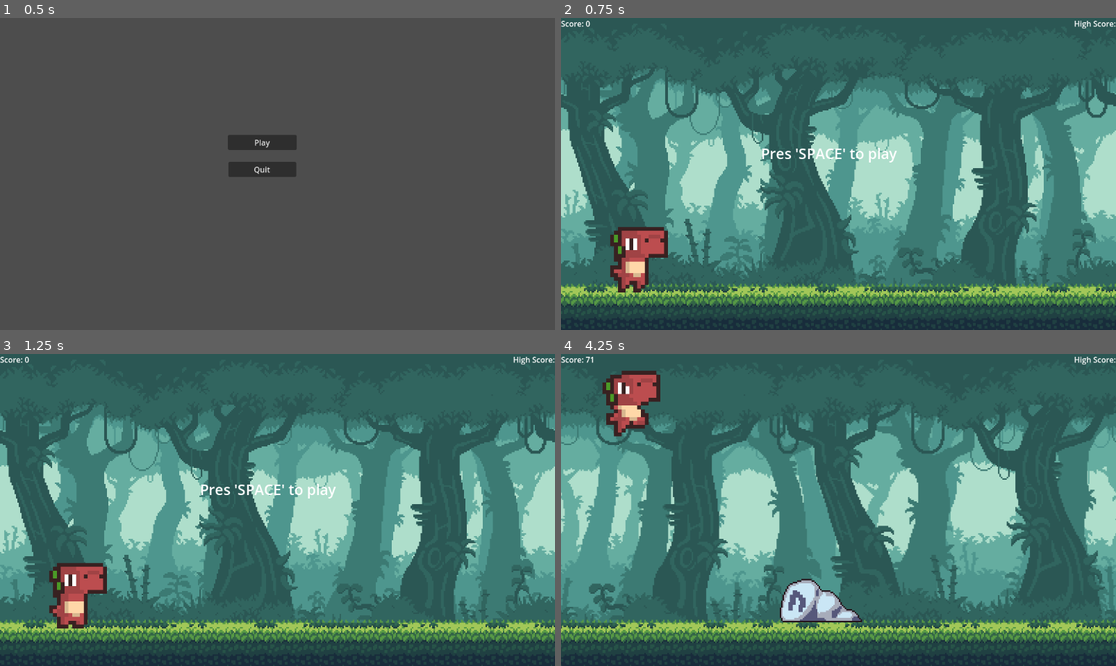
Above: before the commit, frames 1-4 (two rows, left to right).
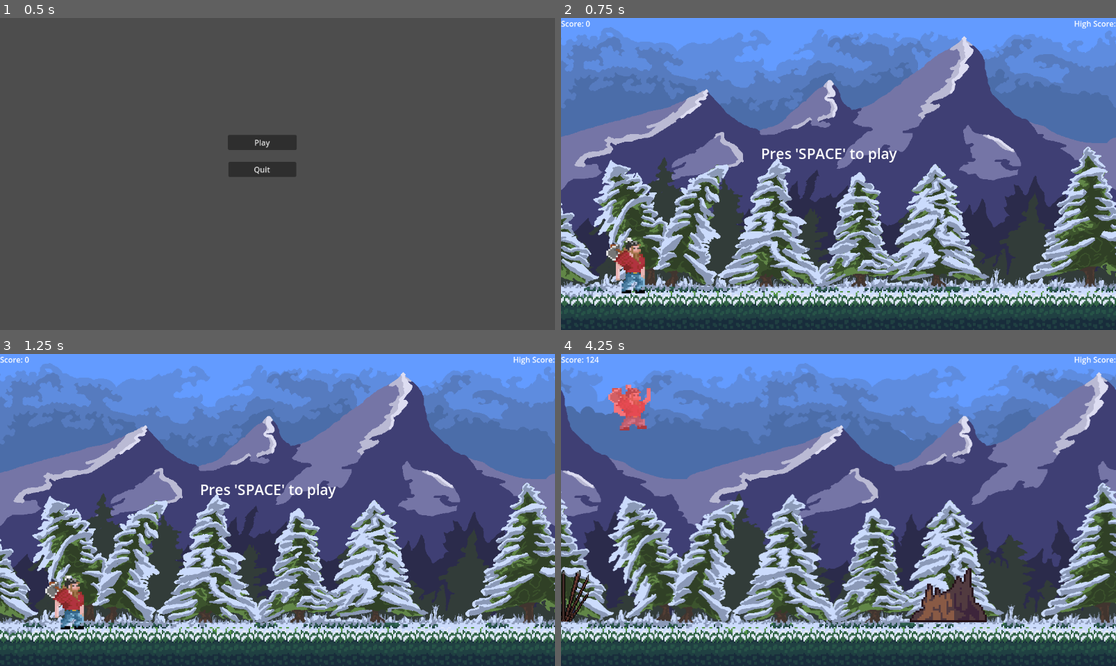
Above: after the commit, the same moments.

Repository: Dzino3/infiniterunner
Game: Godot game, scene res://main.tscn
The game is run twice, just before and just after one commit, with the same random seed, the same clock (stepped at 60 frames per second) and the same inputs.
Inputs:
- Up to frame 1 (0.5 s): no input
- Up to frame 2 (0.75 s): click "Play" at 0.5 s
- Up to frame 3 (1.25 s): no input
- Up to frame 4 (4.25 s): tap Enter (ui_accept) at 1.25, 1.52, 2.27, 3.77 s; hold Down (ui_down) 2.78-3.53 s

Frame 1 is identical in both runs. In frame 2, 90% of the frame differs, in the area x 0-100%, y 0-93%; in frame 3, 90%; in frame 4, 91%.

Commit message:
push

Diff:
--- a/bg.tscn
+++ b/bg.tscn
@@ -1,10 +1,10 @@
 [gd_scene load_steps=6 format=3 uid="uid://bxfsrbqqlgg6"]
 
 [ext_resource type="Texture2D" uid="uid://cysa04ywr7oi3" path="res://assets/img/background/plx-1.png" id="1_15tht"]
-[ext_resource type="Texture2D" uid="uid://bs8dvkk1vgt5h" path="res://assets/img/background/plx-2.png" id="2_ulo22"]
-[ext_resource type="Texture2D" uid="uid://dt8hsfog1mjyq" path="res://assets/img/background/plx-3.png" id="3_15och"]
-[ext_resource type="Texture2D" uid="uid://c2y3w4ij2n3sa" path="res://assets/img/background/plx-4.png" id="4_hgkw7"]
-[ext_resource type="Texture2D" uid="uid://c4rlb0tycrggt" path="res://assets/img/background/plx-5.png" id="5_d7eco"]
+[ext_resource type="Texture2D" uid="uid://e0yii4lhtmd5" path="res://assets/img/bg/bg1.png" id="2_81rr4"]
+[ext_resource type="Texture2D" uid="uid://csj1xbhf4icfq" path="res://assets/img/bg/bg2.png" id="3_ait2p"]
+[ext_resource type="Texture2D" uid="uid://ocrlu6w1x312" path="res://assets/img/bg/bg3.png" id="4_xpukk"]
+[ext_resource type="Texture2D" uid="uid://d14lm2k7ki1h" path="res://assets/img/bg/bg4.png" id="5_rerbw"]
 
 [node name="Bg" type="ParallaxBackground"]
 
@@ -17,7 +17,7 @@
 motion_mirroring = Vector2(1152, 0)
 
 [node name="Sprite2D" type="Sprite2D" parent="ParallaxLayer"]
-texture = ExtResource("2_ulo22")
+texture = ExtResource("2_81rr4")
 centered = false
 
 [node name="ParallaxLayer2" type="ParallaxLayer" parent="."]
@@ -25,7 +25,7 @@
 motion_mirroring = Vector2(1152, 0)
 
 [node name="Sprite2D" type="Sprite2D" parent="ParallaxLayer2"]
-texture = ExtResource("3_15och")
+texture = ExtResource("3_ait2p")
 centered = false
 
 [node name="ParallaxLayer3" type="ParallaxLayer" parent="."]
@@ -33,7 +33,7 @@
 motion_mirroring = Vector2(1152, 0)
 
 [node name="Sprite2D" type="Sprite2D" parent="ParallaxLayer3"]
-texture = ExtResource("4_hgkw7")
+texture = ExtResource("4_xpukk")
 centered = false
 
 [node name="ParallaxLayer4" type="ParallaxLayer" parent="."]
@@ -41,5 +41,5 @@
 motion_mirroring = Vector2(1152, 0)
 
 [node name="Sprite2D" type="Sprite2D" parent="ParallaxLayer4"]
-texture = ExtResource("5_d7eco")
+texture = ExtResource("5_rerbw")
 centered = false
--- a/game.gd
+++ b/game.gd
@@ -1,7 +1,7 @@
 extends Node
 
 var stump_scene = preload("res://scenes/stump.tscn")
-var rock_scene = preload("res://scenes/rock.tscn")
+var rock_scene = preload("res://obstacle_stone.tscn")
 var barrel_scene = preload("res://scenes/barrel.tscn")
 var bird_scene = preload("res://scenes/bird.tscn")
 var obstacle_types := [stump_scene, rock_scene, barrel_scene]
@@ -13,9 +13,9 @@
 var score : int
 const SCORE_MODIFIER : int = 10
 var speed : float
-const START_SPEED : float = 4
+const START_SPEED : float = 7
 const MAX_SPEED : int = 25
-const SPEED_MODIFIER : int = 5000
+const SPEED_MODIFIER : int = 4000
 var screen_size : Vector2i
 var ground_height : int
 var game_running: bool
--- a/game.tscn
+++ b/game.tscn
@@ -13,6 +13,7 @@
 [node name="Bg" parent="." instance=ExtResource("1_du5hg")]
 
 [node name="Ground" parent="." instance=ExtResource("2_orlk8")]
+position = Vector2(2, 0)
 
 [node name="Player" parent="." instance=ExtResource("3_0aa7g")]
 position = Vector2(57, 491)
--- a/obstacle_stone.tscn
+++ b/obstacle_stone.tscn
@@ -1,14 +1,16 @@
 [gd_scene load_steps=2 format=3 uid="uid://d2os8ichcxjim"]
 
-[ext_resource type="Texture2D" uid="uid://dkw6thaio0hfe" path="res://assets/img/obstacles/rock.png" id="1_72kqr"]
+[ext_resource type="Texture2D" uid="uid://cp6ken5dun3ww" path="res://assets/img/obstacles/spikes.png" id="1_uu0tq"]
 
 [node name="Area2D" type="Area2D"]
 
 [node name="Sprite2D" type="Sprite2D" parent="."]
 texture_filter = 1
-scale = Vector2(3, 3)
-texture = ExtResource("1_72kqr")
+position = Vector2(-1, 1.90735e-06)
+scale = Vector2(2.12, 2.14)
+texture = ExtResource("1_uu0tq")
 
 [node name="CollisionPolygon2D" type="CollisionPolygon2D" parent="."]
-scale = Vector2(4, 4)
-polygon = PackedVector2Array(-2, -9, 0.75, -5.75, 5.25, -4.75, 8.75, -1.75, 12.5, 2.5, 18, 5.5, 20.5, 8.75, 21.5, 11.25, -21.25, 10.75, -21.25, 3.5, -19.75, -4.25, -17.25, -7.5, -13.5, -10, -9.75, -11.5, -4.75, -11.25)
+position = Vector2(-1, 1.90735e-06)
+scale = Vector2(2.12, 2.14)
+polygon = PackedVector2Array(25, 4.2, 12.3, 25, -12, 25, -25, 5.5, -25, -25, -22.8, -25, -21, -21.7, -21, -25, -9.8, -25, -8, -24.6, -8, -19, -5.6, -10, -5, -25, 5, -25, 5.5, -12, 8.4, -25, 10.9, -25, 21, -25, 21, -21, 23.9, -25, 25, -25)
--- a/playerchar1.gd
+++ b/playerchar1.gd
@@ -22,7 +22,6 @@
 			if Input.is_action_pressed("ui_accept"):
 				velocity.y = JUMP_SPEED
 			elif Input.is_action_pressed("ui_down"):
-				anim.play("duck")
 				$RunCol.disabled = true
 			else:
 				anim.play("run")
--- a/playerchar1.tscn
+++ b/playerchar1.tscn
@@ -1,146 +1,80 @@
-[gd_scene load_steps=37 format=3 uid="uid://c44cwrsqewwt"]
+[gd_scene load_steps=30 format=3 uid="uid://c44cwrsqewwt"]
 
 [ext_resource type="Script" path="res://playerchar1.gd" id="1_07p85"]
-[ext_resource type="Texture2D" uid="uid://c525jycvvecyd" path="res://assets/img/mort.png" id="1_sxrjf"]
-
-[sub_resource type="AtlasTexture" id="AtlasTexture_hw2jf"]
-atlas = ExtResource("1_sxrjf")
-region = Rect2(408, 0, 24, 24)
-
-[sub_resource type="AtlasTexture" id="AtlasTexture_qjsn0"]
-atlas = ExtResource("1_sxrjf")
-region = Rect2(432, 0, 24, 24)
-
-[sub_resource type="AtlasTexture" id="AtlasTexture_25n2h"]
-atlas = ExtResource("1_sxrjf")
-region = Rect2(456, 0, 24, 24)
-
-[sub_resource type="AtlasTexture" id="AtlasTexture_8rbtk"]
-atlas = ExtResource("1_sxrjf")
-region = Rect2(480, 0, 24, 24)
-
-[sub_resource type="AtlasTexture" id="AtlasTexture_746n6"]
-atlas = ExtResource("1_sxrjf")
-region = Rect2(504, 0, 24, 24)
-
-[sub_resource type="AtlasTexture" id="AtlasTexture_0fn4g"]
-atlas = ExtResource("1_sxrjf")
-region = Rect2(528, 0, 24, 24)
-
-[sub_resource type="AtlasTexture" id="AtlasTexture_eirhn"]
-atlas = ExtResource("1_sxrjf")
-region = Rect2(552, 0, 24, 24)
-
-[sub_resource type="AtlasTexture" id="AtlasTexture_3in6l"]
-atlas = ExtResource("1_sxrjf")
-region = Rect2(336, 0, 24, 24)
-
-[sub_resource type="AtlasTexture" id="AtlasTexture_w4nbb"]
-atlas = ExtResource("1_sxrjf")
-region = Rect2(360, 0, 24, 24)
-
-[sub_resource type="AtlasTexture" id="AtlasTexture_i3yio"]
-atlas = ExtResource("1_sxrjf")
-region = Rect2(384, 0, 24, 24)
-
-[sub_resource type="AtlasTexture" id="AtlasTexture_70i5d"]
-atlas = ExtResource("1_sxrjf")
-region = Rect2(0, 0, 24, 24)
-
-[sub_resource type="AtlasTexture" id="AtlasTexture_y636n"]
-atlas = ExtResource("1_sxrjf")
-region = Rect2(24, 0, 24, 24)
-
-[sub_resource type="AtlasTexture" id="AtlasTexture_3kc3e"]
-atlas = ExtResource("1_sxrjf")
-region = Rect2(48, 0, 24, 24)
-
-[sub_resource type="AtlasTexture" id="AtlasTexture_rcdj7"]
-atlas = ExtResource("1_sxrjf")
-region = Rect2(72, 0, 24, 24)
-
-[sub_resource type="AtlasTexture" id="AtlasTexture_gu57u"]
-atlas = ExtResource("1_sxrjf")
-region = Rect2(264, 0, 24, 24)
-
-[sub_resource type="AtlasTexture" id="AtlasTexture_2bmkl"]
-atlas = ExtResource("1_sxrjf")
-region = Rect2(96, 0, 24, 24)
-
-[sub_resource type="AtlasTexture" id="AtlasTexture_4cpdk"]
-atlas = ExtResource("1_sxrjf")
-region = Rect2(120, 0, 24, 24)
-
-[sub_resource type="AtlasTexture" id="AtlasTexture_qmd3y"]
-atlas = ExtResource("1_sxrjf")
-region = Rect2(144, 0, 24, 24)
-
-[sub_resource type="AtlasTexture" id="AtlasTexture_slidp"]
-atlas = ExtResource("1_sxrjf")
-region = Rect2(168, 0, 24, 24)
-
-[sub_resource type="AtlasTexture" id="AtlasTexture_6gm5o"]
-atlas = ExtResource("1_sxrjf")
-region = Rect2(192, 0, 24, 24)
-
-[sub_resource type="AtlasTexture" id="AtlasTexture_60omf"]
-atlas = ExtResource("1_sxrjf")
-region = Rect2(216, 0, 24, 24)
+[ext_resource type="Texture2D" uid="uid://clqam6wbujwh5" path="res://assets/dude_anim/dudeHurt.png" id="2_u5snr"]
+[ext_resource type="Texture2D" uid="uid://dhyceiivqo8om" path="res://assets/dude_anim/dudeIdle.png" id="3_jtwdf"]
+[ext_resource type="Texture2D" uid="uid://cd4hk4cvssarw" path="res://assets/dude_anim/dudeJump.png" id="4_20xcv"]
+[ext_resource type="Texture2D" uid="uid://fcuinedlgvrq" path="res://assets/dude_anim/dudeRun.png" id="5_w05r4"]
+
+[sub_resource type="AtlasTexture" id="AtlasTexture_twowr"]
+atlas = ExtResource("2_u5snr")
+region = Rect2(0, 0, 40, 40)
+
+[sub_resource type="AtlasTexture" id="AtlasTexture_yubjf"]
+atlas = ExtResource("3_jtwdf")
+region = Rect2(0, 0, 40, 40)
+
+[sub_resource type="AtlasTexture" id="AtlasTexture_r864g"]
+atlas = ExtResource("3_jtwdf")
+region = Rect2(40, 0, 40, 40)
+
+[sub_resource type="AtlasTexture" id="AtlasTexture_264ap"]
+atlas = ExtResource("3_jtwdf")
+region = Rect2(80, 0, 40, 40)
+
+[sub_resource type="AtlasTexture" id="AtlasTexture_iwfjj"]
+atlas = ExtResource("3_jtwdf")
+region = Rect2(120, 0, 40, 40)
+
+[sub_resource type="AtlasTexture" id="AtlasTexture_tuuvt"]
+atlas = ExtResource("3_jtwdf")
+region = Rect2(160, 0, 40, 40)
+
+[sub_resource type="AtlasTexture" id="AtlasTexture_7saxk"]
+atlas = ExtResource("4_20xcv")
+region = Rect2(0, 0, 40, 40)
+
+[sub_resource type="AtlasTexture" id="AtlasTexture_8juv6"]
+atlas = ExtResource("5_w05r4")
+region = Rect2(0, 0, 40, 40)
+
+[sub_resource type="AtlasTexture" id="AtlasTexture_eqddq"]
+atlas = ExtResource("5_w05r4")
+region = Rect2(40, 0, 40, 40)
+
+[sub_resource type="AtlasTexture" id="AtlasTexture_wr4ut"]
+atlas = ExtResource("5_w05r4")
+region = Rect2(80, 0, 40, 40)
+
+[sub_resource type="AtlasTexture" id="AtlasTexture_lub6u"]
+atlas = ExtResource("5_w05r4")
+region = Rect2(120, 0, 40, 40)
 
 [sub_resource type="SpriteFrames" id="SpriteFrames_1dhvx"]
 animations = [{
 "frames": [{
 "duration": 1.0,
-"texture": SubResource("AtlasTexture_hw2jf")
-}, {
-"duration": 1.0,
-"texture": SubResource("AtlasTexture_qjsn0")
-}, {
-"duration": 1.0,
-"texture": SubResource("AtlasTexture_25n2h")
-}, {
-"duration": 1.0,
-"texture": SubResource("AtlasTexture_8rbtk")
-}, {
-"duration": 1.0,
-"texture": SubResource("AtlasTexture_746n6")
-}, {
-"duration": 1.0,
-"texture": SubResource("AtlasTexture_0fn4g")
-}, {
-"duration": 1.0,
-"texture": SubResource("AtlasTexture_eirhn")
-}],
-"loop": true,
-"name": &"duck",
-"speed": 10.0
-}, {
-"frames": [{
-"duration": 1.0,
-"texture": SubResource("AtlasTexture_3in6l")
-}, {
-"duration": 1.0,
-"texture": SubResource("AtlasTexture_w4nbb")
-}, {
-"duration": 1.0,
-"texture": SubResource("AtlasTexture_i3yio")
+"texture": SubResource("AtlasTexture_twowr")
 }],
 "loop": true,
 "name": &"hurt",
-"speed": 8.0
+"speed": 5.0
 }, {
 "frames": [{
 "duration": 1.0,
-"texture": SubResource("AtlasTexture_70i5d")
-}, {
-"duration": 1.0,
-"texture": SubResource("AtlasTexture_y636n")
-}, {
-"duration": 1.0,
-"texture": SubResource("AtlasTexture_3kc3e")
-}, {
-"duration": 1.0,
-"texture": SubResource("AtlasTexture_rcdj7")
+"texture": SubResource("AtlasTexture_yubjf")
+}, {
+"duration": 1.0,
+"texture": SubResource("AtlasTexture_r864g")
+}, {
+"duration": 1.0,
+"texture": SubResource("AtlasTexture_264ap")
+}, {
+"duration": 1.0,
+"texture": SubResource("AtlasTexture_iwfjj")
+}, {
+"duration": 1.0,
+"texture": SubResource("AtlasTexture_tuuvt")
 }],
 "loop": true,
 "name": &"idle",
@@ -148,7 +82,7 @@
 }, {
 "frames": [{
 "duration": 1.0,
-"texture": SubResource("AtlasTexture_gu57u")
+"texture": SubResource("AtlasTexture_7saxk")
 }],
 "loop": true,
 "name": &"jump",
@@ -156,22 +90,16 @@
 }, {
 "frames": [{
 "duration": 1.0,
-"texture": SubResource("AtlasTexture_2bmkl")
-}, {
-"duration": 1.0,
-"texture": SubResource("AtlasTexture_4cpdk")
-}, {
-"duration": 1.0,
-"texture": SubResource("AtlasTexture_qmd3y")
-}, {
-"duration": 1.0,
-"texture": SubResource("AtlasTexture_slidp")
-}, {
-"duration": 1.0,
-"texture": SubResource("AtlasTexture_6gm5o")
-}, {
-"duration": 1.0,
-"texture": SubResource("AtlasTexture_60omf")
+"texture": SubResource("AtlasTexture_8juv6")
+}, {
+"duration": 1.0,
+"texture": SubResource("AtlasTexture_eqddq")
+}, {
+"duration": 1.0,
+"texture": SubResource("AtlasTexture_wr4ut")
+}, {
+"duration": 1.0,
+"texture": SubResource("AtlasTexture_lub6u")
 }],
 "loop": true,
 "name": &"run",
@@ -179,10 +107,54 @@
 }]
 
 [sub_resource type="RectangleShape2D" id="RectangleShape2D_j2fu8"]
-size = Vector2(10, 17)
+size = Vector2(7, 12)
 
 [sub_resource type="RectangleShape2D" id="RectangleShape2D_hrpmn"]
-size = Vector2(11, 14)
+size = Vector2(7, 12)
+
+[sub_resource type="Animation" id="Animation_3taep"]
+length = 0.001
+tracks/0/type = "value"
+tracks/0/imported = false
+tracks/0/enabled = true
+tracks/0/path = NodePath("AnimatedSprite2D:frame")
+tracks/0/interp = 1
+tracks/0/loop_wrap = true
+tracks/0/keys = {
+"times": PackedFloat32Array(0),
+"transitions": PackedFloat32Array(1),
+"update": 1,
+"values": [1]
+}
+
+[sub_resource type="Animation" id="Animation_180wr"]
+resource_name = "duck"
+length = 0.6
+loop_mode = 1
+tracks/0/type = "value"
+tracks/0/imported = false
+tracks/0/enabled = true
+tracks/0/path = NodePath("AnimatedSprite2D:animation")
+tracks/0/interp = 1
+tracks/0/loop_wrap = true
+tracks/0/keys = {
+"times": PackedFloat32Array(0),
+"transitions": PackedFloat32Array(1),
+"update": 1,
+"values": [&"duck"]
+}
+tracks/1/type = "value"
+tracks/1/imported = false
+tracks/1/enabled = true
+tracks/1/path = NodePath("AnimatedSprite2D:frame")
+tracks/1/interp = 1
+tracks/1/loop_wrap = true
+tracks/1/keys = {
+"times": PackedFloat32Array(0, 0.1, 0.2, 0.3, 0.4, 0.5),
+"transitions": PackedFloat32Array(1, 1, 1, 1, 1, 1),
+"update": 1,
+"values": [1, 2, 3, 4, 5, 6]
+}
 
 [sub_resource type="Animation" id="Animation_4g2jw"]
 resource_name = "hurt"
@@ -210,6 +182,35 @@
 "transitions": PackedFloat32Array(1, 1, 1),
 "update": 1,
 "values": [0, 1, 2]
+}
+
+[sub_resource type="Animation" id="Animation_suy17"]
+resource_name = "idle"
+length = 0.4
+loop_mode = 1
+tracks/0/type = "value"
+tracks/0/imported = false
+tracks/0/enabled = true
+tracks/0/path = NodePath("AnimatedSprite2D:animation")
+tracks/0/interp = 1
+tracks/0/loop_wrap = true
+tracks/0/keys = {
+"times": PackedFloat32Array(0),
+"transitions": PackedFloat32Array(1),
+"update": 1,
+"values": [&"idle"]
+}
+tracks/1/type = "value"
+tracks/1/imported = false
+tracks/1/enabled = true
+tracks/1/path = NodePath("AnimatedSprite2D:frame")
+tracks/1/interp = 1
+tracks/1/loop_wrap = true
+tracks/1/keys = {
+"times": PackedFloat32Array(0, 0.1, 0.2, 0.3),
+"transitions": PackedFloat32Array(1, 1, 1, 1),
+"update": 1,
+"values": [0, 1, 2, 3]
 }
 
 [sub_resource type="Animation" id="Animation_gd1qd"]
@@ -267,79 +268,6 @@
 "transitions": PackedFloat32Array(1, 1, 1, 1, 1, 1),
 "update": 1,
 "values": [0, 1, 2, 3, 4, 5]
-}
-
-[sub_resource type="Animation" id="Animation_suy17"]
-resource_name = "idle"
-length = 0.4
-loop_mode = 1
-tracks/0/type = "value"
-tracks/0/imported = false
-tracks/0/enabled = true
-tracks/0/path = NodePath("AnimatedSprite2D:animation")
-tracks/0/interp = 1
-tracks/0/loop_wrap = true
-tracks/0/keys = {
-"times": PackedFloat32Array(0),
-"transitions": PackedFloat32Array(1),
-"update": 1,
-"values": [&"idle"]
-}
-tracks/1/type = "value"
-tracks/1/imported = false
-tracks/1/enabled = true
-tracks/1/path = NodePath("AnimatedSprite2D:frame")
-tracks/1/interp = 1
-tracks/1/loop_wrap = true
-tracks/1/keys = {
-"times": PackedFloat32Array(0, 0.1, 0.2, 0.3),
-"transitions": PackedFloat32Array(1, 1, 1, 1),
-"update": 1,
-"values": [0, 1, 2, 3]
-}
-
-[sub_resource type="Animation" id="Animation_3taep"]
-length = 0.001
-tracks/0/type = "value"
-tracks/0/imported = false
-tracks/0/enabled = true
-tracks/0/path = NodePath("AnimatedSprite2D:frame")
-tracks/0/interp = 1
-tracks/0/loop_wrap = true
-tracks/0/keys = {
-"times": PackedFloat32Array(0),
-"transitions": PackedFloat32Array(1),
-"update": 1,
-"values": [1]
-}
-
-[sub_resource type="Animation" id="Animation_180wr"]
-resource_name = "duck"
-length = 0.6
-loop_mode = 1
-tracks/0/type = "value"
-tracks/0/imported = false
-tracks/0/enabled = true
-tracks/0/path = NodePath("AnimatedSprite2D:animation")
-tracks/0/interp = 1
-tracks/0/loop_wrap = true
-tracks/0/keys = {
-"times": PackedFloat32Array(0),
-"transitions": PackedFloat32Array(1),
-"update": 1,
-"values": [&"duck"]
-}
-tracks/1/type = "value"
-tracks/1/imported = false
-tracks/1/enabled = true
-tracks/1/path = NodePath("AnimatedSprite2D:frame")
-tracks/1/interp = 1
-tracks/1/loop_wrap = true
-tracks/1/keys = {
-"times": PackedFloat32Array(0, 0.1, 0.2, 0.3, 0.4, 0.5),
-"transitions": PackedFloat32Array(1, 1, 1, 1, 1, 1),
-"update": 1,
-"values": [1, 2, 3, 4, 5, 6]
 }
 
 [sub_resource type="AnimationLibrary" id="AnimationLibrary_nd0ue"]
@@ -352,6 +280,21 @@
 "run": SubResource("Animation_tvf77")
 }
 
+[sub_resource type="Animation" id="Animation_8okkg"]
+length = 0.001
+tracks/0/type = "value"
+tracks/0/imported = false
+tracks/0/enabled = true
+tracks/0/path = NodePath("AnimatedSprite2D/ColorRect:color")
+tracks/0/interp = 1
+tracks/0/loop_wrap = true
+tracks/0/keys = {
+"times": PackedFloat32Array(0),
+"transitions": PackedFloat32Array(1),
+"update": 0,
+"values": [Color(1, 0, 0.0470588, 0)]
+}
+
 [sub_resource type="Animation" id="Animation_6n7c6"]
 resource_name = "hurt_blink"
 length = 0.4
@@ -370,21 +313,6 @@
 "values": [Color(1, 0, 0.0470588, 0.52549), Color(1, 1, 1, 0.976471)]
 }
 
-[sub_resource type="Animation" id="Animation_8okkg"]
-length = 0.001
-tracks/0/type = "value"
-tracks/0/imported = false
-tracks/0/enabled = true
-tracks/0/path = NodePath("AnimatedSprite2D/ColorRect:color")
-tracks/0/interp = 1
-tracks/0/loop_wrap = true
-tracks/0/keys = {
-"times": PackedFloat32Array(0),
-"transitions": PackedFloat32Array(1),
-"update": 0,
-"values": [Color(1, 0, 0.0470588, 0)]
-}
-
 [sub_resource type="AnimationLibrary" id="AnimationLibrary_lpccv"]
 _data = {
 "RESET": SubResource("Animation_8okkg"),
@@ -399,20 +327,21 @@
 [node name="AnimatedSprite2D" type="AnimatedSprite2D" parent="."]
 clip_children = 2
 texture_filter = 1
+position = Vector2(-1, 1)
+scale = Vector2(0.5, 0.425)
 sprite_frames = SubResource("SpriteFrames_1dhvx")
 animation = &"hurt"
 autoplay = "idle"
-frame = 1
 
 [node name="ColorRect" type="ColorRect" parent="AnimatedSprite2D"]
-offset_left = -20.0
-offset_top = -17.0
-offset_right = 20.0
-offset_bottom = 23.0
+offset_left = -16.0
+offset_top = -18.8235
+offset_right = 22.0
+offset_bottom = 21.1765
 color = Color(1, 0, 0.0470588, 0)
 
 [node name="RunCol" type="CollisionShape2D" parent="."]
-position = Vector2(-1, 0.5)
+position = Vector2(-0.5, 2)
 shape = SubResource("RectangleShape2D_j2fu8")
 
 [node name="DuckCol" type="CollisionShape2D" parent="."]
Binary file added: assets/dude_anim/dudeHurt.png
Not shown, added: assets/dude_anim/dudeHurt.png.import
Binary file added: assets/dude_anim/dudeIdle.png
Not shown, added: assets/dude_anim/dudeIdle.png.import
Binary file added: assets/dude_anim/dudeJump.png
Not shown, added: assets/dude_anim/dudeJump.png.import
Binary file added: assets/dude_anim/dudeRun.png
Not shown, added: assets/dude_anim/dudeRun.png.import
Binary file changed: assets/img/background/ground.png
Binary file added: assets/img/bg/bg1.png
Not shown, added: assets/img/bg/bg1.png.import
Binary file added: assets/img/bg/bg2.png
(and 7 more such lines)
